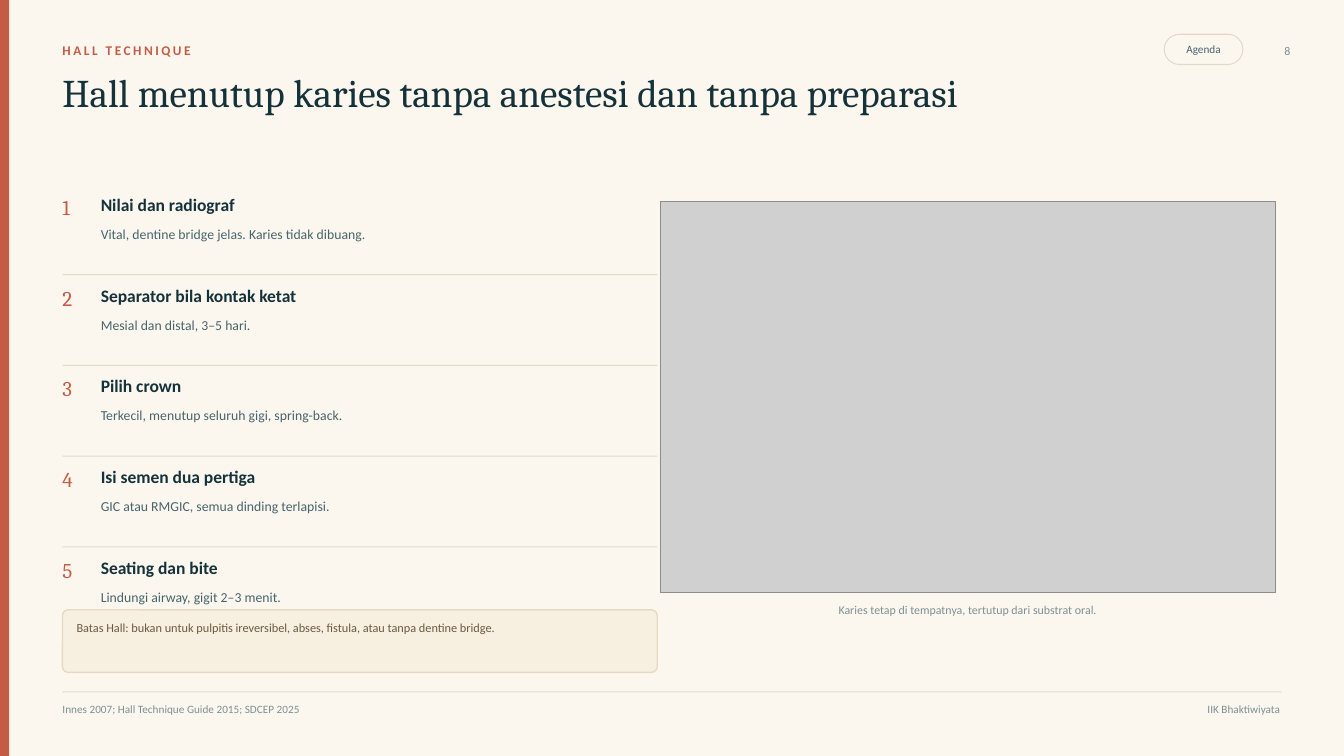
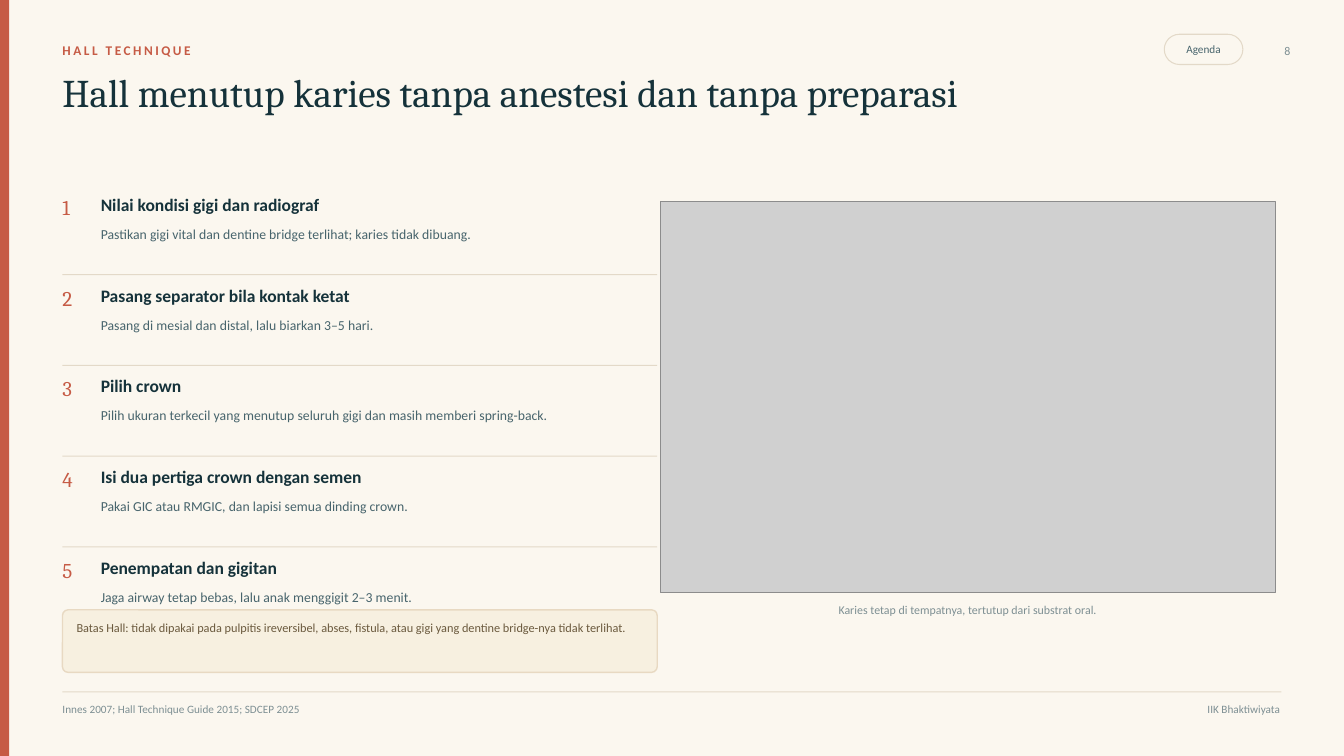
Before and after one commit to maskchanel14-source/agents, a slide deck: slide 8 of deliverables/ssc-pedodonsia/ssc-pedodonsia.pptx. Drawn at 1344x756 pixels with LibreOffice and Linux fonts; fonts in the diff are those of the drawing; grey boxes stand for pictures. Boxes give left, top, right and bottom in pixels: in the first picture for what was removed or moved away, otherwise in the second. Text is boxed around its words. In the diff, an @@ line names an element or a change of style, - is before the commit and + after.

```diff
--- a/deliverables/ssc-pedodonsia/ssc-pedodonsia.pptx
+++ b/deliverables/ssc-pedodonsia/ssc-pedodonsia.pptx
@@ text at (101, 198, 320, 214): text changed @@
-Nilai dan radiograf
+Nilai kondisi gigi dan radiograf
@@ text at (101, 229, 471, 242): text changed @@
-Vital, dentine bridge jelas. Karies tidak dibuang.
+Pastikan gigi vital dan dentine bridge terlihat; karies tidak dibuang.
@@ text at (101, 289, 350, 305): text changed @@
-Separator bila kontak ketat
+Pasang separator bila kontak ketat
@@ text at (101, 320, 373, 333): text changed @@
-Mesial dan distal, 3–5 hari.
+Pasang di mesial dan distal, lalu biarkan 3–5 hari.
@@ text at (101, 410, 547, 423): text changed @@
-Terkecil, menutup seluruh gigi, spring-back.
+Pilih ukuran terkecil yang menutup seluruh gigi dan masih memberi spring-back.
@@ text at (101, 470, 361, 486): text changed @@
-Isi semen dua pertiga
+Isi dua pertiga crown dengan semen
@@ text at (101, 501, 408, 514): text changed @@
-GIC atau RMGIC, semua dinding terlapisi.
+Pakai GIC atau RMGIC, dan lapisi semua dinding crown.
@@ text at (101, 561, 277, 577): text changed @@
-Seating dan bite
+Penempatan dan gigitan
@@ text at (101, 592, 412, 605): text changed @@
-Lindungi airway, gigit 2–3 menit.
+Jaga airway tetap bebas, lalu anak menggigit 2–3 menit.
@@ text at (77, 623, 625, 634): text changed @@
-Batas Hall: bukan untuk pulpitis ireversibel, abses, fistula, atau tanpa dentine bridge.
+Batas Hall: tidak dipakai pada pulpitis ireversibel, abses, fistula, atau gigi yang dentine bridge-nya tidak terlihat.
```
Also in this commit, not shown: 12 other slides changed, 10 other files.
